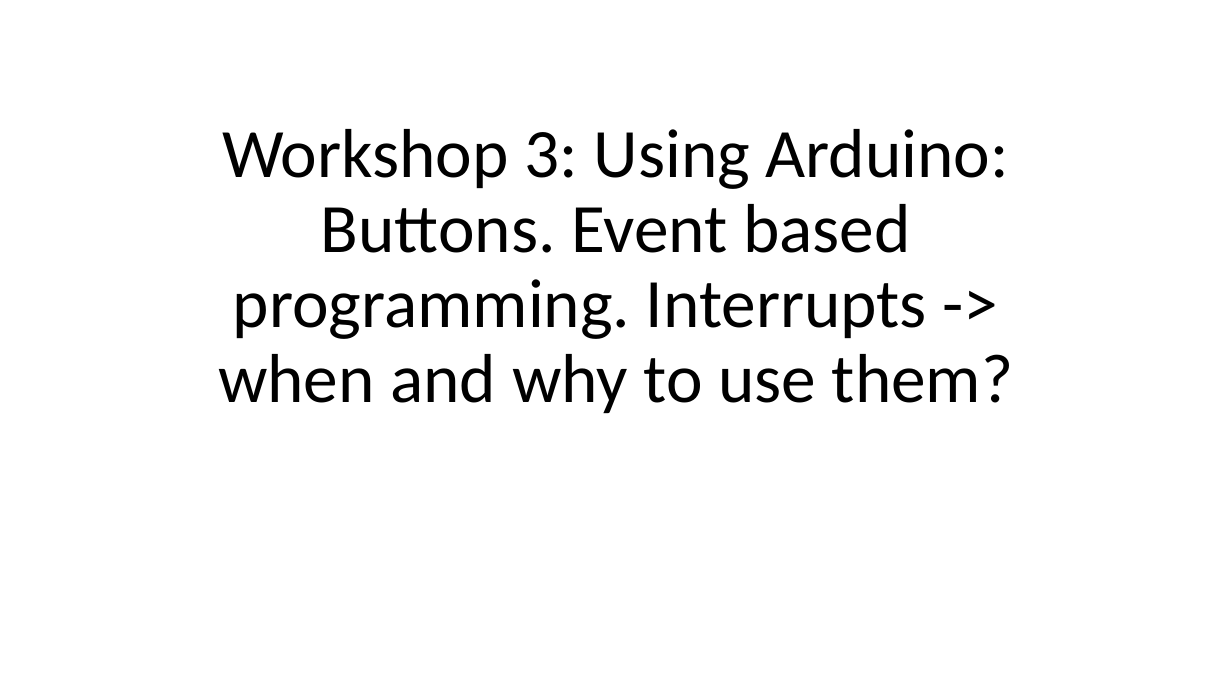
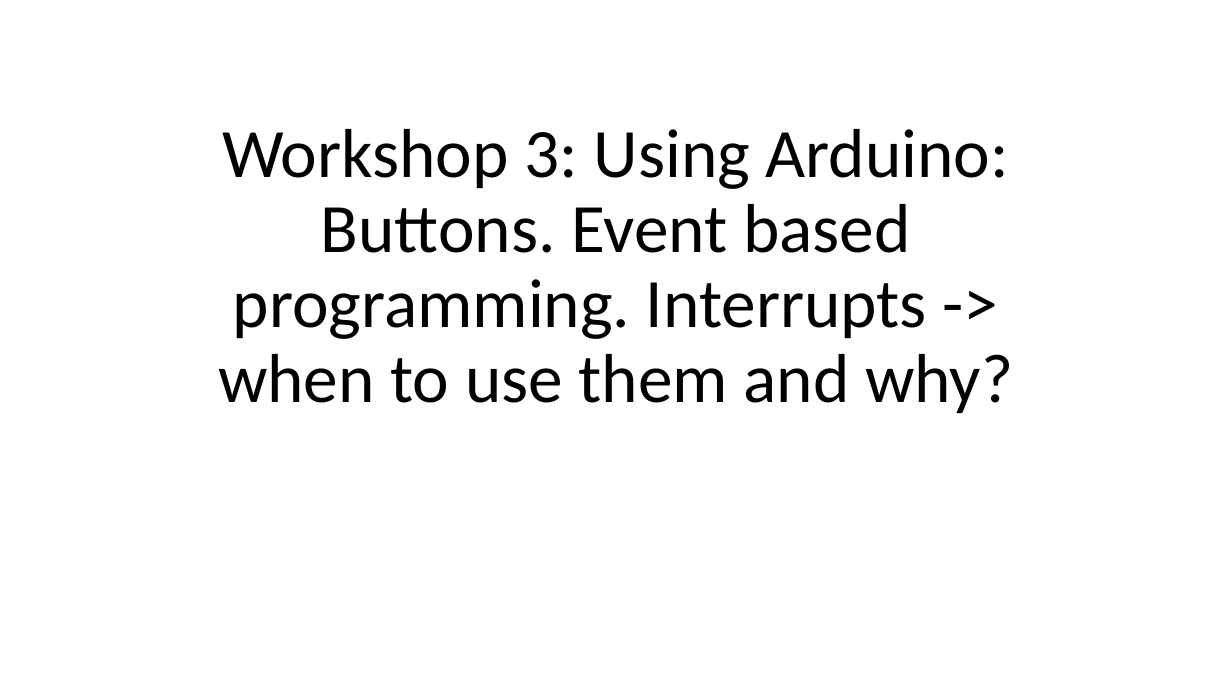
Before and after one commit to Runtime-Learner/McGill-BattleBots-Club, a slide deck: slide 1 of ECSE/Workshop-3/workshop3.pptx. Drawn at 1232x693 pixels with LibreOffice and Linux fonts; fonts in the diff are those of the drawing. Boxes give left, top, right and bottom in pixels: in the first picture for what was removed or moved away, otherwise in the second. Text is boxed around its words. In the diff, an @@ line names an element or a change of style, - is before the commit and + after.

```diff
--- a/ECSE/Workshop-3/workshop3.pptx
+++ b/ECSE/Workshop-3/workshop3.pptx
@@ title at [218, 129, 1013, 414]: text changed @@
-Workshop 3: Using Arduino: Buttons. Event based programming. Interrupts -> when and why to use them?
+Workshop 3: Using Arduino: Buttons. Event based programming. Interrupts -> when to use them and why?
```
Also in this commit, not shown: 1 other file.
